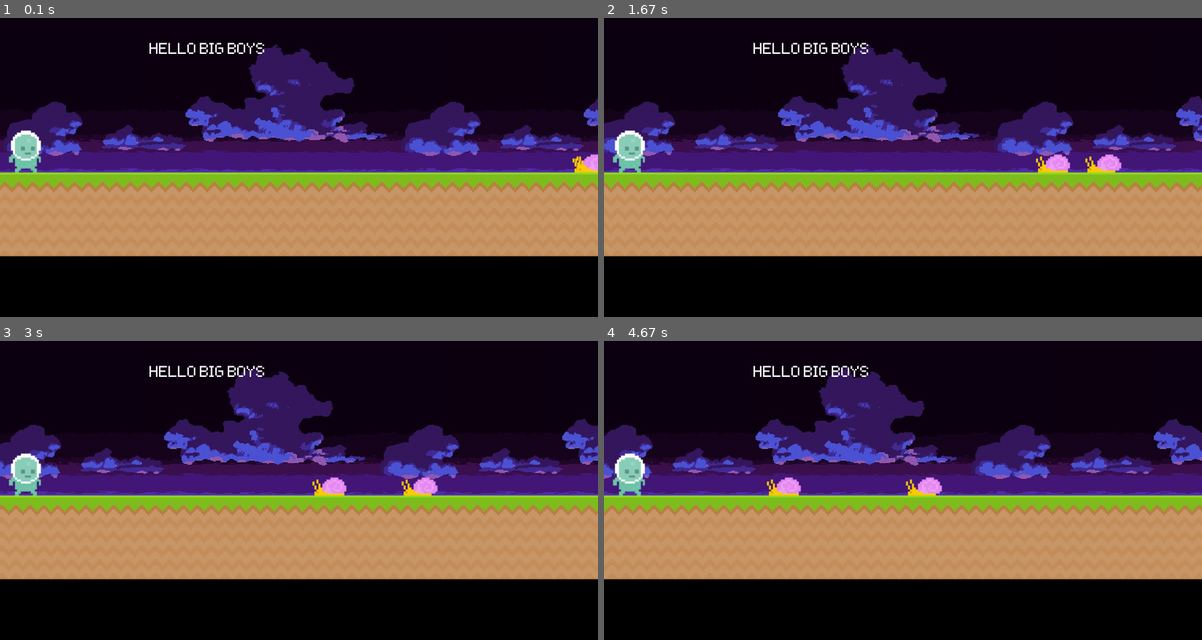
Above: before the commit, frames 1-4 (two rows, left to right).
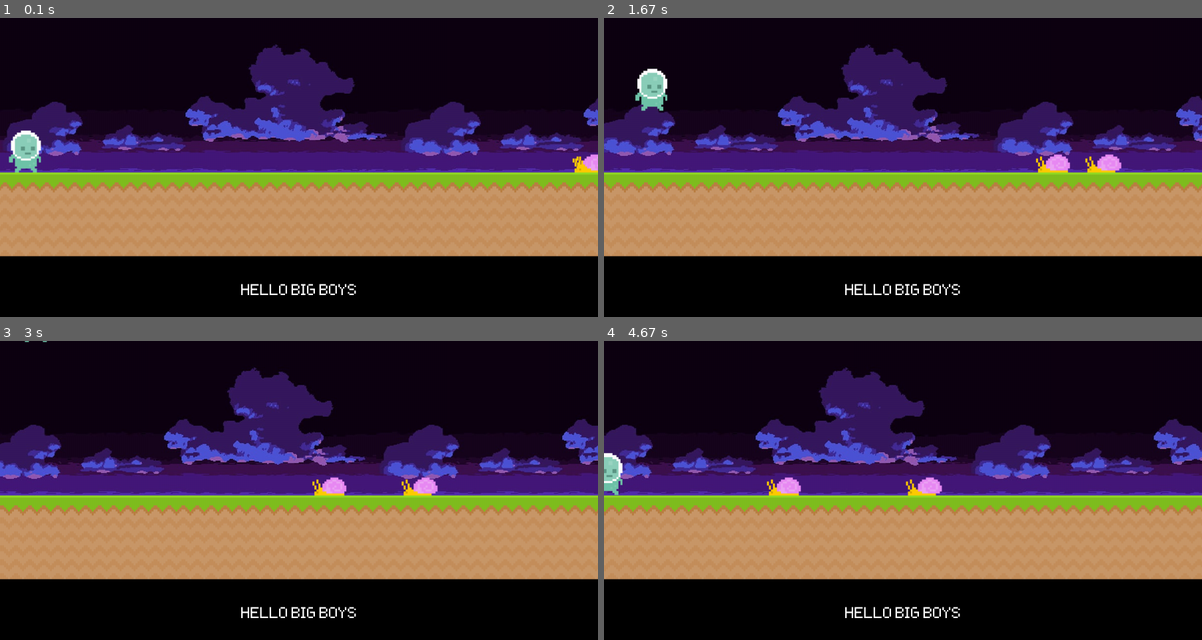
Above: after the commit, the same moments.

Repository: LocoCodeNinja/pygame_runner
Game: pygame game, started from main.py
Same seed, same stepped clock (60 frames per second), same inputs: the game is played once before the commit and once after it.
Inputs:
- Up to frame 1 (0.1 s): no input
- Up to frame 2 (1.67 s): tap Space at 0.33, 0.73, 1.03, 1.23, 1.53 s; hold D 0.67-1.13 s; hold D 1.17-1.63 s
- Up to frame 3 (3 s): hold A 1.67-2.2 s; tap Space at 1.73, 2.03, 2.3, 2.6, 2.73 s; hold A 2.23-2.63 s; hold D from 2.67 s (still down)
- Up to frame 4 (4.67 s): tap Space at 3.03, 3.4, 3.7, 3.9, 4.2, 4.4 s; release D at 3.3 s; hold A 3.33-3.8 s; hold D 3.83-4.3 s; hold D from 4.33 s (still down)

The runs differ from the first frame. In frame 1, 0.7% of the frame differs, in the area x 25-60%, y 8-93%; in frame 2, 1.8%, in the area x 1-60%, y 8-93%; in frame 3, 1.3%; in frame 4, 1.5%.

Commit message:
jump, random speed snail, collision implemented

Diff:
--- a/main.py
+++ b/main.py
@@ -6,11 +6,16 @@
 SCREEN_HEIGHT = 600
 SCREEN_WIDTH = 1200
 
+game_active = True
 scroll_sky = 0
 scroll_ground = 0
 snail_y = 310
 snail1_speed = 3
 snail2_speed = 2
+# Initialize movement variables
+moving_left = False
+moving_right = False
+is_midair = False
 
 pygame.init()
 screen = pygame.display.set_mode((SCREEN_WIDTH,SCREEN_HEIGHT)) #width,height
@@ -20,7 +25,12 @@
 
 sky_surface = pygame.image.load(image_path + 'sky.png').convert()
 ground_surface = pygame.image.load(image_path + 'ground.png').convert()
-text_surface = test_font.render('HELLO BIG BOYS', False, 'White')
+score_surf = test_font.render('HELLO BIG BOYS', False, 'White')
+end_surf = test_font.render('Game Over', False, 'White')
+end_continue_surf = test_font.render('Press SPACE to continue', False, 'White')
+end_exit_surf = test_font.render('Press ESCAPE to exit', False, 'White')
+
+score_rect = score_surf.get_rect(center = (SCREEN_WIDTH/2, SCREEN_HEIGHT-50))
 snail1_surface = pygame.image.load(image_path + 'snail/snail1.png').convert_alpha()
 snail1_rect = snail1_surface.get_rect(midbottom = (SCREEN_WIDTH, snail_y))
 
@@ -29,6 +39,7 @@
 
 player_surface = pygame.image.load(image_path + 'player/player_walk_1.png').convert_alpha()
 player_rect = player_surface.get_rect(midbottom=(50, 310))
+player_gravity = 0
 
 sky_width = sky_surface.get_width()
 ground_width = ground_surface.get_width()
@@ -43,43 +54,93 @@
             pygame.quit()
             exit()
 
-    #draw background
-    for i in range(0, tiles):
-        screen.blit(sky_surface, (i * sky_width + scroll_sky, 0))
-    for i in range(0, tiles):
-        screen.blit(ground_surface, (i * ground_width + scroll_ground, 310))
+        # Jump if spacekey down
+        if event.type == pygame.KEYDOWN:
+            if event.key == pygame.K_SPACE and not is_midair:
+                player_gravity = -20
+                is_midair = True
 
-    #scroll background
-    scroll_sky -= 0.25
-    scroll_ground -= 1
+        # Check for key presses
+        if event.type == pygame.KEYDOWN:
+            if event.key == pygame.K_d:
+                moving_right = True
+            if event.key == pygame.K_a:
+                moving_left = True
 
-    #reset scroll
-    if abs(scroll_sky) > sky_width:
-        scroll_sky = 0
-    if abs(scroll_ground) > ground_width:
-        scroll_ground = 0
+        # Check for key releases
+        if event.type == pygame.KEYUP:
+            if event.key == pygame.K_d:
+                moving_right = False
+            if event.key == pygame.K_a:
+                moving_left = False
 
-    #draw snails
-    screen.blit(snail1_surface, snail1_rect)
-    screen.blit(snail2_surface, snail2_rect)
+    # Update the game state
+    if moving_right and not is_midair:
+        player_rect.x += 5
+    if moving_left and not is_midair:
+        player_rect.x -= 5
 
-    #draw player
-    screen.blit(player_surface, player_rect)
+    if player_rect.bottom >= 310:
+        is_midair = False
 
-    #draw text
-    screen.blit(text_surface, (300,50))
+    if game_active:
+        #draw background
+        for i in range(0, tiles):
+            screen.blit(sky_surface, (i * sky_width + scroll_sky, 0))
+        for i in range(0, tiles):
+            screen.blit(ground_surface, (i * ground_width + scroll_ground, 310))
 
-    #moves the rect
-    snail1_rect.x -= snail1_speed
-    snail2_rect.x -= snail2_speed
+        #scroll background
+        scroll_sky -= 0.25
+        scroll_ground -= 1
 
-    if snail1_rect.right <= 0:
-        snail1_rect.left = SCREEN_WIDTH
-        snail1_speed = random.randint(3, 8)
+        #reset scroll
+        if abs(scroll_sky) > sky_width:
+            scroll_sky = 0
+        if abs(scroll_ground) > ground_width:
+            scroll_ground = 0
 
-    if snail2_rect.right <= 0:
-        snail2_rect.left = SCREEN_WIDTH
-        snail2_speed = random.randint(3, 8)
+        #draw snails
+        screen.blit(snail1_surface, snail1_rect)
+        screen.blit(snail2_surface, snail2_rect)
+
+        #draw player
+        player_gravity += 1
+        player_rect.y += player_gravity
+        if player_rect.bottom >= 310:
+            player_rect.bottom = 310
+        screen.blit(player_surface, player_rect)
+
+        #draw text
+        screen.blit(score_surf, score_rect)
+
+        #moves the rect
+        snail1_rect.x -= snail1_speed
+        snail2_rect.x -= snail2_speed
+
+        if snail1_rect.right <= 0:
+            snail1_rect.left = SCREEN_WIDTH
+            snail1_speed = random.randint(3, 8)
+
+        if snail2_rect.right <= 0:
+            snail2_rect.left = SCREEN_WIDTH
+            snail2_speed = random.randint(3, 8)
+
+        if snail1_rect.colliderect(player_rect) or snail2_rect.colliderect(player_rect):
+            game_active = False
+    else:
+        #screen.fill('Black')
+        screen.blit(score_surf, score_rect)
+        screen.blit(end_surf, (400, 200))
+        screen.blit(end_continue_surf, (400, 230))
+        screen.blit(end_exit_surf, (400, 260))
+
+        if event.type == pygame.KEYDOWN:
+            if event.key == pygame.K_ESCAPE:
+                pygame.quit()
+                exit()
+            elif event.key == pygame.K_SPACE:
+                game_active = True
 
     pygame.display.update()
     clock.tick(60) #should not run faster than 60 fps / max fps
--- /dev/null
+++ b/test.py
@@ -0,0 +1,2 @@
+p = 'Python'
+print('{} rules!'.format(p))
